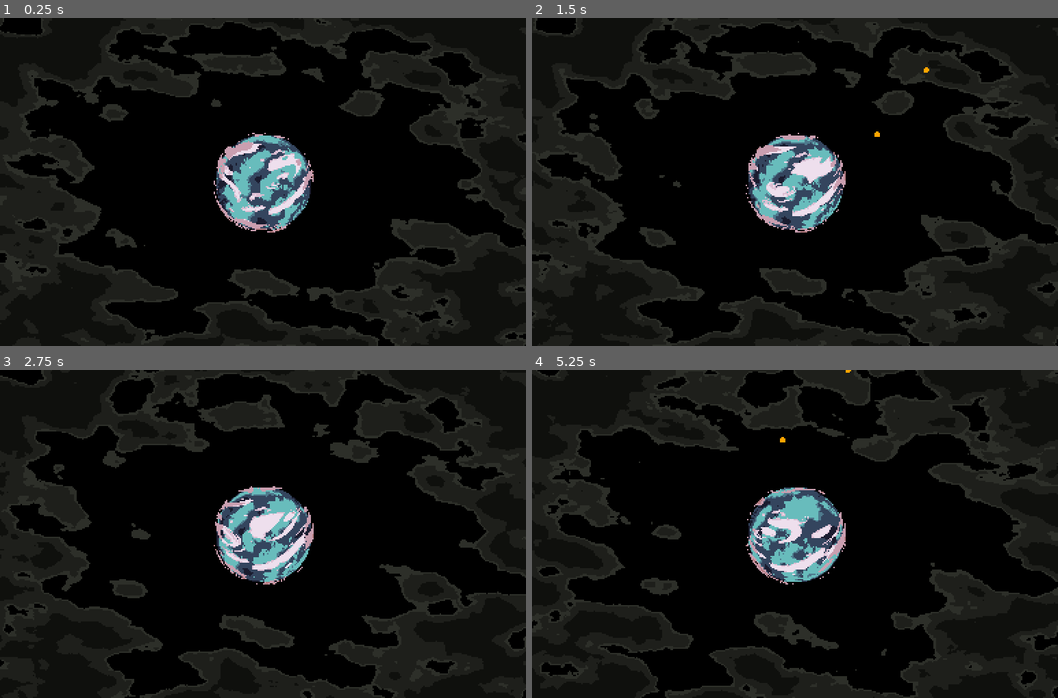
Above: before the commit, frames 1-4 (two rows, left to right).
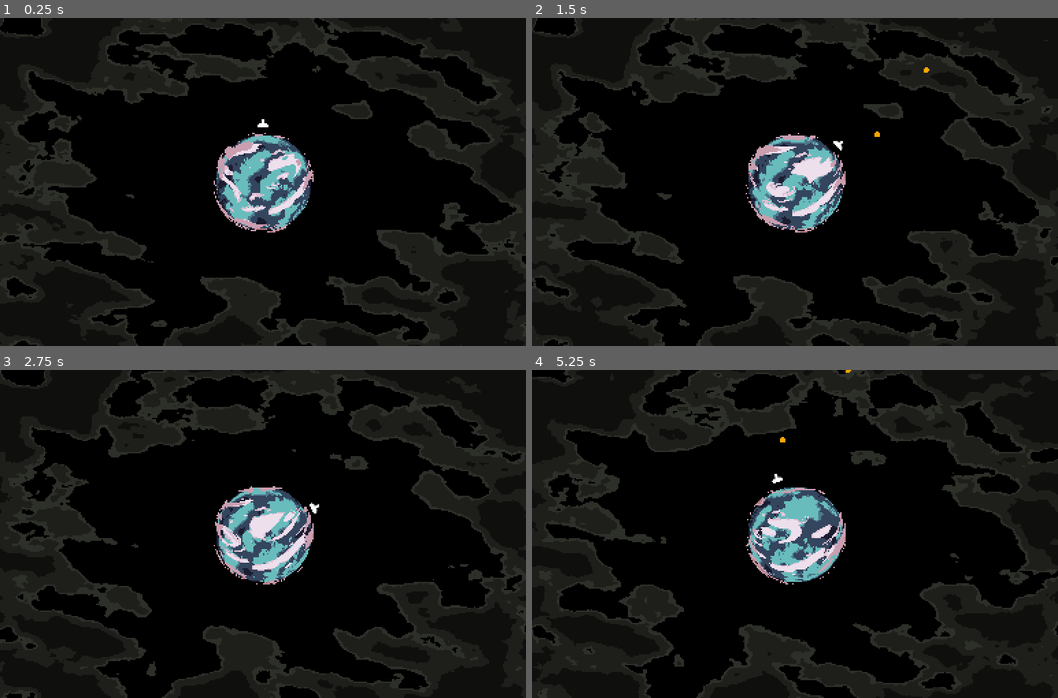
Above: after the commit, the same moments.

Repository: OriginTwo/planet-protector
Game: Godot game, scene res://scene/game.tscn
Same seed, same stepped clock (60 frames per second), same inputs: the game is played once before the commit and once after it. The project has no main scene, so this scene is started directly.
Inputs:
- Up to frame 1 (0.25 s): no input
- Up to frame 2 (1.5 s): tap Enter (ui_accept) at 0.5, 0.6, 0.77, 1.07, 1.35 s; hold Right (ui_right) 0.53-1.28 s; hold Left (ui_left) from 1.28 s (still down)
- Up to frame 3 (2.75 s): tap Enter (ui_accept) at 1.52, 1.82, 2.1 s; release Left (ui_left) at 2.03 s; hold Right (ui_right) from 2.03 s (still down)
- Up to frame 4 (5.25 s): tap Enter (ui_accept) at 2.85, 3.02, 3.32, 3.6, 3.77, 4.07, 4.35, 4.52, 4.82, 5.1 s; release Right (ui_right) at 3.53 s; hold Left (ui_left) from 3.53 s (still down)

The runs differ from the first frame. In frame 1, 17% of the frame differs, in the area x 0-100%, y 0-100%; in frame 2, 17%; in frame 3, 18%; in frame 4, 19%.

Commit message:
background scene + experiment with subviewport

Diff:
--- /dev/null
+++ b/scene/background/background.gd
@@ -0,0 +1,25 @@
+extends Node2D
+
+@onready var space: ColorRect = $Space
+
+var shader_time: float
+
+func _ready() -> void:
+	space.size = get_viewport_rect().size
+	space.position = -space.size/2
+	space.material.set_shader_parameter("time_scale", randf_range(0.015, 0.025))
+	space.material.set_shader_parameter("stripe_angle", randf_range(-PI/3, PI/3))
+	space.material.set_shader_parameter("stripe_impact", randf_range(0.06, 0.09))
+	space.material.set_shader_parameter("stripe_frequency", randf_range(35.0, 55.0))
+
+	# randomize color
+	var seed_colors := Palette.generate(randi()%2 + 3, randf_range(0.7, 0.9), 0.2)
+	var colors : Array[Color]
+	for i in 4:
+		var new_col := seed_colors[0].darkened(i/3.0)
+		colors.append(new_col*0.4)
+	space.material.set_shader_parameter("colors", colors)
+
+func _process(delta: float) -> void:
+	shader_time += delta
+	space.material.set_shader_parameter("time", shader_time)
--- /dev/null
+++ b/scene/background/background.tscn
@@ -0,0 +1,31 @@
+[gd_scene load_steps=6 format=3 uid="uid://b5gp6t0als4if"]
+
+[ext_resource type="Script" path="res://scene/background/background.gd" id="1_11ryu"]
+[ext_resource type="Shader" path="res://scene/background/space.gdshader" id="1_vf1qt"]
+
+[sub_resource type="FastNoiseLite" id="FastNoiseLite_iicrc"]
+frequency = 0.02
+
+[sub_resource type="NoiseTexture2D" id="NoiseTexture2D_keow8"]
+width = 256
+height = 256
+seamless = true
+noise = SubResource("FastNoiseLite_iicrc")
+
+[sub_resource type="ShaderMaterial" id="ShaderMaterial_vop76"]
+shader = ExtResource("1_vf1qt")
+shader_parameter/time = 0.0
+shader_parameter/time_scale = 0.2
+shader_parameter/colors = null
+shader_parameter/stripe_angle = -1.0
+shader_parameter/stripe_impact = 0.1
+shader_parameter/stripe_frequency = 50.0
+shader_parameter/noise = SubResource("NoiseTexture2D_keow8")
+
+[node name="Background" type="Node2D"]
+script = ExtResource("1_11ryu")
+
+[node name="Space" type="ColorRect" parent="."]
+material = SubResource("ShaderMaterial_vop76")
+offset_right = 40.0
+offset_bottom = 40.0
--- a/scene/cannon/cannon.gd
+++ b/scene/cannon/cannon.gd
@@ -3,6 +3,7 @@
 const PROJECTILE_SCENE := preload("res://scene/cannon/projectile.tscn")
 const SPEED: float = PI/2
 
+@onready var projectiles := get_tree().get_first_node_in_group("projectiles")
 @onready var muzzle: Marker2D = $Muzzle
 
 var angle: float = PI/2
@@ -15,6 +16,6 @@
 
 	if Input.is_action_just_pressed("ui_accept"):
 		var projectile := PROJECTILE_SCENE.instantiate()
-		get_tree().current_scene.add_child(projectile)
+		projectiles.add_child(projectile)
 		projectile.global_position = muzzle.global_position
 		projectile.direction = Vector2.from_angle(-angle)
--- a/scene/game.tscn
+++ b/scene/game.tscn
@@ -1,46 +1,30 @@
-[gd_scene load_steps=9 format=3 uid="uid://d4ksmpked6pyl"]
+[gd_scene load_steps=5 format=3 uid="uid://d4ksmpked6pyl"]
 
 [ext_resource type="PackedScene" uid="uid://bkusnknrqkqwv" path="res://scene/asteroid/asteroid_spawner.tscn" id="1_20cmi"]
 [ext_resource type="PackedScene" uid="uid://d2fsu02rc373p" path="res://scene/planet/planet.tscn" id="1_85ida"]
 [ext_resource type="PackedScene" uid="uid://cx5gwvr3gw0cf" path="res://scene/cannon/cannon.tscn" id="3_oe5xk"]
-[ext_resource type="Shader" path="res://scene/space.gdshader" id="4_ij87d"]
-[ext_resource type="Script" path="res://scene/space.gd" id="5_vp7i7"]
-
-[sub_resource type="FastNoiseLite" id="FastNoiseLite_ajwie"]
-frequency = 0.02
-metadata/_preview_in_3d_space_ = true
-
-[sub_resource type="NoiseTexture2D" id="NoiseTexture2D_u4lsv"]
-width = 256
-height = 256
-seamless = true
-noise = SubResource("FastNoiseLite_ajwie")
-
-[sub_resource type="ShaderMaterial" id="ShaderMaterial_dk8l6"]
-shader = ExtResource("4_ij87d")
-shader_parameter/time = 0.0
-shader_parameter/time_scale = 0.025
-shader_parameter/colors = null
-shader_parameter/stripe_angle = -1.0
-shader_parameter/stripe_impact = 0.1
-shader_parameter/stripe_frequency = 50.0
-shader_parameter/noise = SubResource("NoiseTexture2D_u4lsv")
+[ext_resource type="PackedScene" uid="uid://b5gp6t0als4if" path="res://scene/background/background.tscn" id="4_s43da"]
 
 [node name="Game" type="Node"]
 
-[node name="ColorRect" type="ColorRect" parent="."]
-material = SubResource("ShaderMaterial_dk8l6")
-offset_left = -192.0
-offset_top = -120.0
-offset_right = 192.0
-offset_bottom = 120.0
-script = ExtResource("5_vp7i7")
+[node name="SubViewport" type="SubViewportContainer" parent="."]
+anchors_preset = 15
+anchor_right = 1.0
+anchor_bottom = 1.0
+grow_horizontal = 2
+grow_vertical = 2
 
-[node name="AsteroidSpawner" parent="." instance=ExtResource("1_20cmi")]
+[node name="SubViewport" type="SubViewport" parent="SubViewport"]
+size = Vector2i(384, 240)
 
-[node name="Planet" parent="." instance=ExtResource("1_85ida")]
+[node name="Background" parent="SubViewport/SubViewport" instance=ExtResource("4_s43da")]
 
-[node name="Camera2D" type="Camera2D" parent="Planet"]
+[node name="AsteroidSpawner" parent="SubViewport/SubViewport" instance=ExtResource("1_20cmi")]
 
-[node name="Cannon" parent="." instance=ExtResource("3_oe5xk")]
-visible = false
+[node name="Planet" parent="SubViewport/SubViewport" instance=ExtResource("1_85ida")]
+
+[node name="Camera2D" type="Camera2D" parent="SubViewport/SubViewport/Planet"]
+
+[node name="Cannon" parent="SubViewport/SubViewport" instance=ExtResource("3_oe5xk")]
+
+[node name="Projectiles" type="Node" parent="SubViewport/SubViewport" groups=["projectiles"]]
--- a/scene/space.gd
+++ /dev/null
@@ -1,21 +0,0 @@
-extends ColorRect
-
-var shader_time : float
-
-func _ready() -> void:
-	material.set_shader_parameter("time_scale", randf_range(0.015, 0.025))
-	material.set_shader_parameter("stripe_angle", randf_range(-PI/3, PI/3))
-	material.set_shader_parameter("stripe_impact", randf_range(0.06, 0.09))
-	material.set_shader_parameter("stripe_frequency", randf_range(35.0, 55.0))
-
-	# randomize color
-	var seed_colors := Palette.generate(randi()%2 + 3, randf_range(0.7, 0.9), 0.2)
-	var colors : Array[Color]
-	for i in 4:
-		var new_col := seed_colors[0].darkened(i/3.0)
-		colors.append(new_col*0.4)
-	material.set_shader_parameter("colors", colors)
-
-func _process(delta: float) -> void:
-	shader_time += delta
-	material.set_shader_parameter("time", shader_time)
Renamed: scene/space.gdshader -> scene/background/space.gdshader
Not shown, changed: todo.txt
